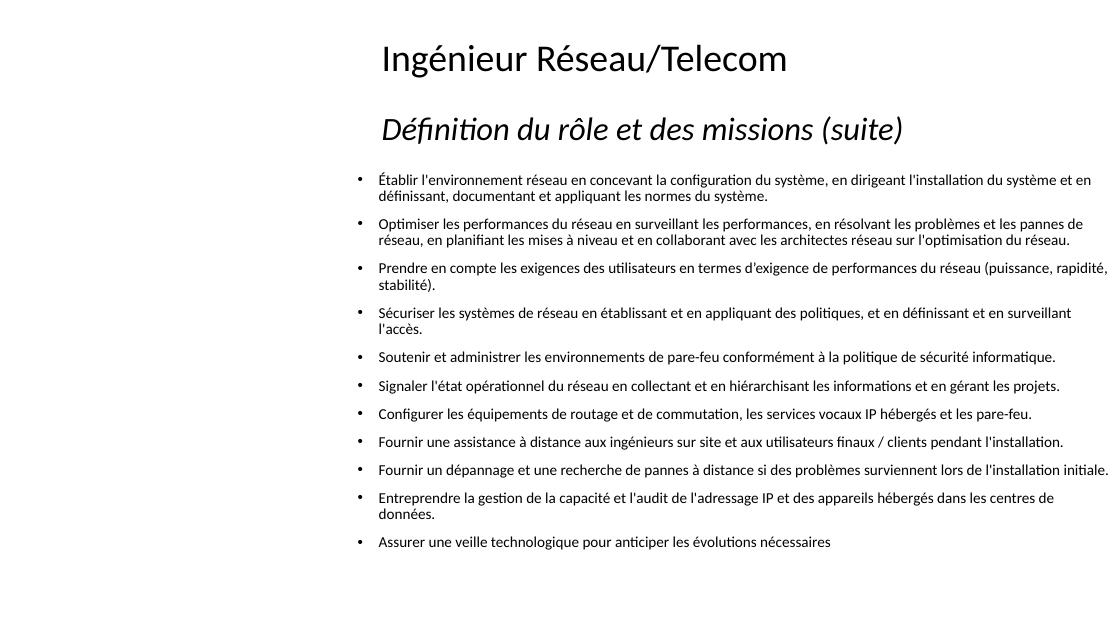
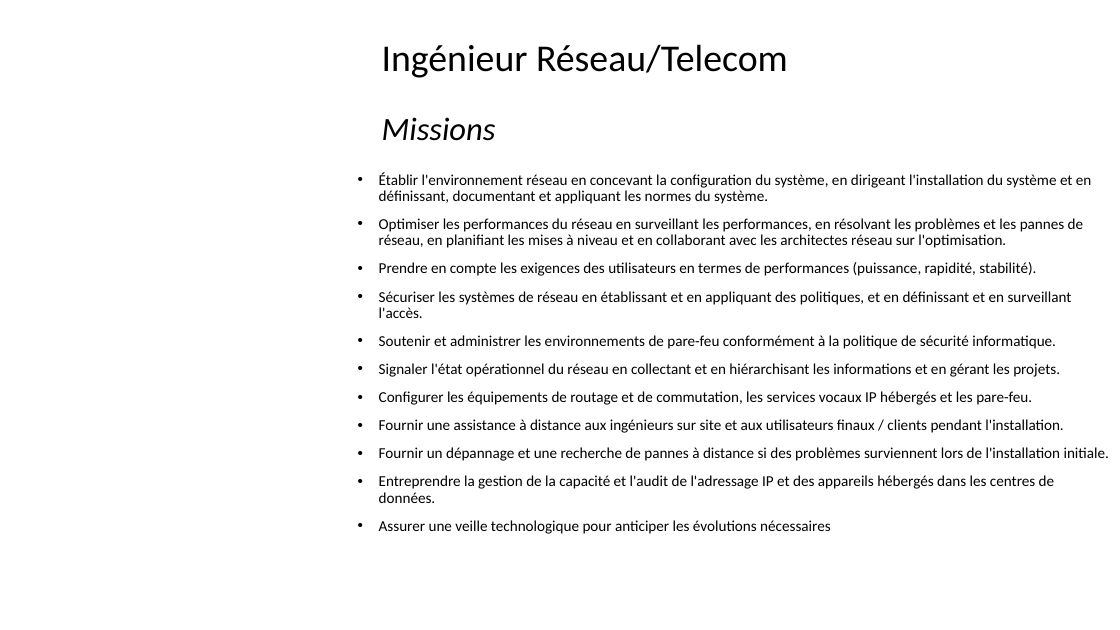
Before and after one commit to Solifred38/cv, a slide deck: slide 37 of Profils_jobs_it.pptx. Drawn at 1120x630 pixels with LibreOffice and Linux fonts; fonts in the diff are those of the drawing; background and template pictures are left out. Boxes give left, top, right and bottom in pixels: in the first picture for what was removed or moved away, otherwise in the second. Text is boxed around its words. In the diff, an @@ line names an element or a change of style, - is before the commit and + after.

```diff
--- a/Profils_jobs_it.pptx
+++ b/Profils_jobs_it.pptx
@@ text at (382,44,788,141): text changed; size 27.9 to 32.4 pt; italic off @@
-Ingénieur Réseau/Telecom
-Définition du rôle et des missions (suite)
+Ingénieur Réseau/Telecom
+Missions
@@ text at (379,218,1083,276): text changed @@
-• Optimiser les performances du réseau en surveillant les performances, en résolvant les problèmes et les pannes de réseau, en planifiant les mises à niveau et en collaborant avec les architectes réseau sur l'optimisation du réseau.
-• Prendre en compte les exigences des utilisateurs en termes d’exigence de performances du réseau (puissance, rapidité, stabilité).
+• Optimiser les performances du réseau en surveillant les performances, en résolvant les problèmes et les pannes de réseau, en planifiant les mises à niveau et en collaborant avec les architectes réseau sur l'optimisation.
+• Prendre en compte les exigences des utilisateurs en termes de performances (puissance, rapidité, stabilité).
```
Also in this commit, not shown: 29 other slides changed, 2 slides added.
